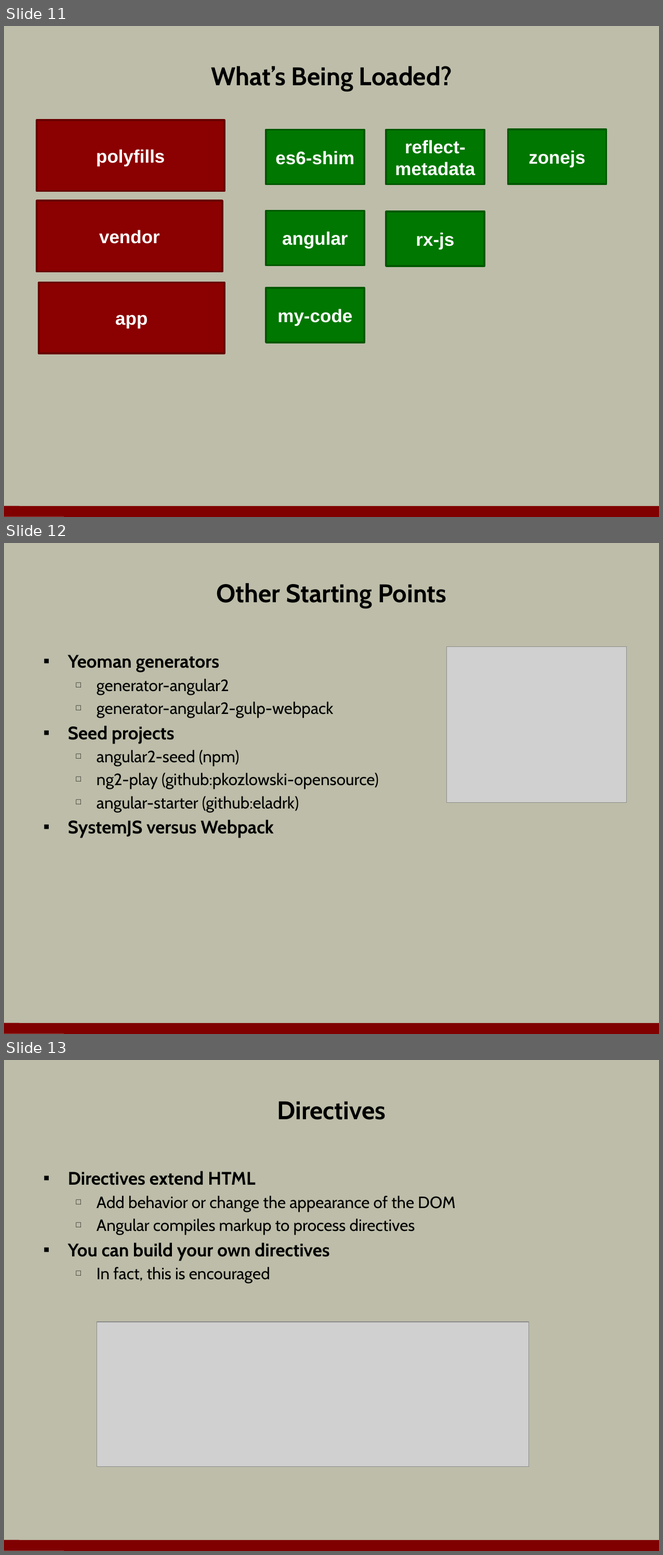
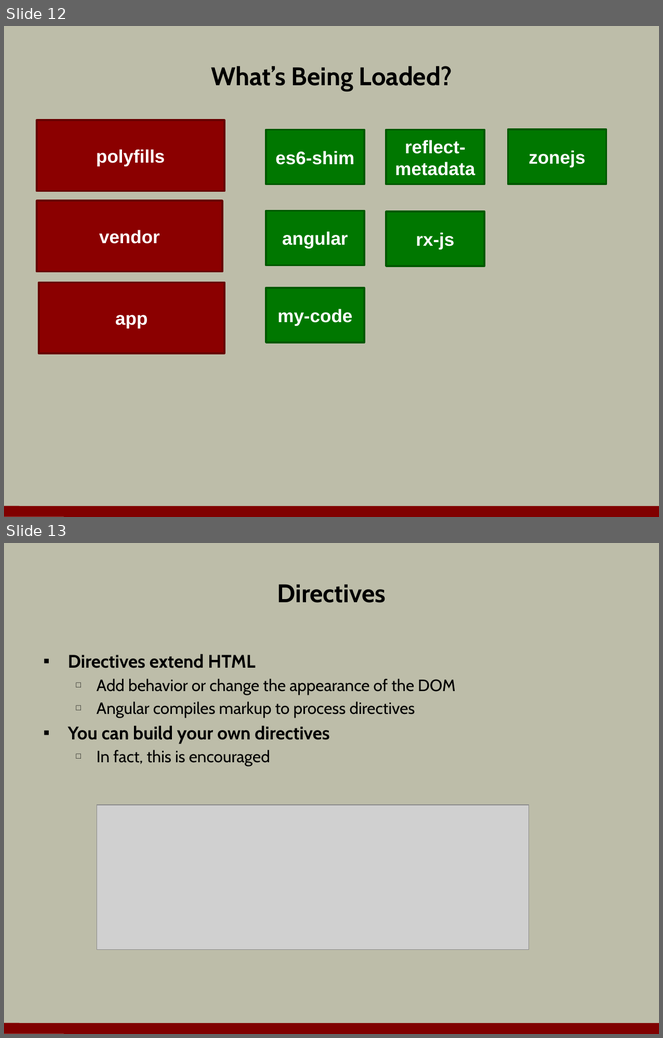
Before and after one commit to OdeToCode/classes, a slide deck: angular2/slides/01_Introduction.pptx. Shown one above the other, each under a label of ours: slides 11, 12 and 13 before the commit, slides 12 and 13 after it. The pictures are 663x1555 and 663x1038 pixels, drawn with LibreOffice and Linux fonts; fonts in the diff are those of the drawing; grey boxes stand for pictures; background and template pictures are left out. Boxes give left, top, right and bottom in pixels: in the first picture for what was removed or moved away, otherwise in the second. Text is boxed around its words. In the diff, an @@ line names an element or a change of style, - is before the commit and + after.

```diff
--- a/angular2/slides/01_Introduction.pptx
+++ b/angular2/slides/01_Introduction.pptx
@@ slide 12 removed at <box>4,543,659,1034</box>, background #BDBDA9; not listed: 1 template element that a slide beside it also shows @@
@@ title removed at <box>217,583,447,608</box> @@
-Other Starting Points
@@ picture removed at <box>447,646,627,802</box> @@
@@ text removed at <box>68,655,379,838</box> @@
-▪ Yeoman generators
-  □ generator-angular2
-  □ generator-angular2-gulp-webpack
-▪ Seed projects
-  □ angular2-seed (npm)
-  □ ng2-play (github:pkozlowski-opensource)
-  □ angular-starter (github:eladrk)
-▪ SystemJS versus Webpack
@@ what was slide 11 is now slide 12 @@
```
Also in this commit, not shown: 1 slide changed, 2 slides added, 1 other slide removed, 1 other file.
